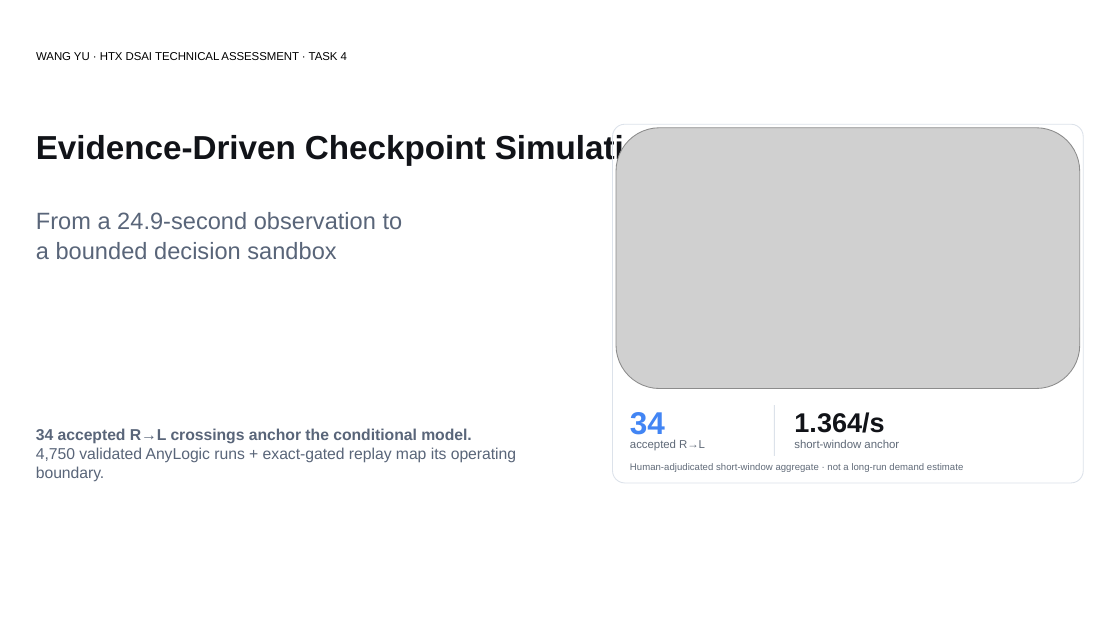
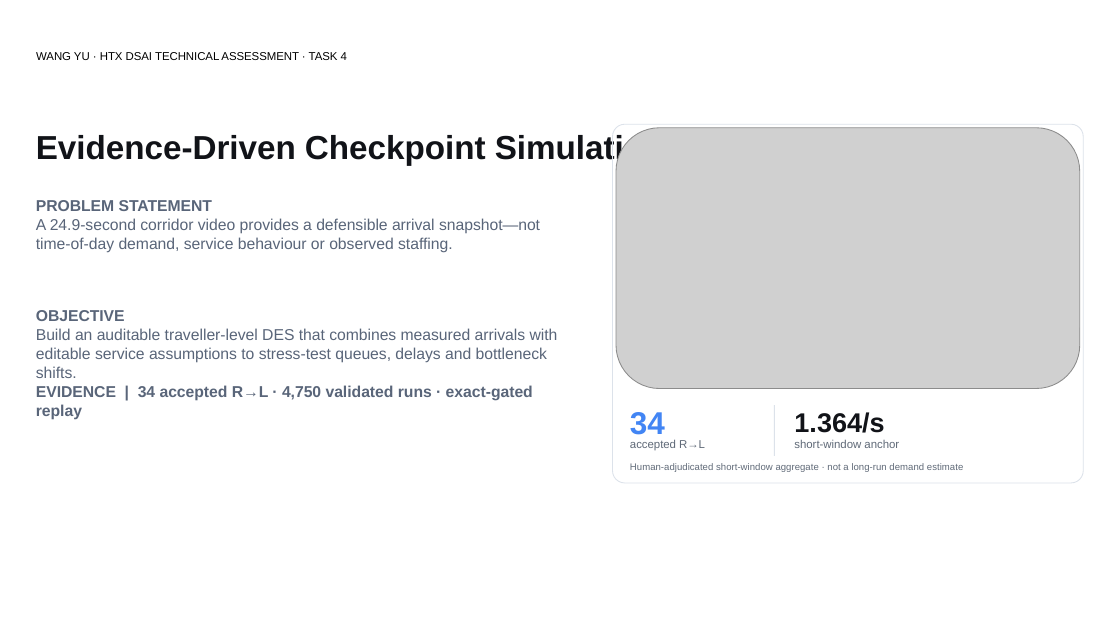
Before and after one commit to wangyu211/htx-checkpoint-simulation, a slide deck: slide 1 of slides/HTX_Task4_Operational_Insights.pptx. Drawn at 1120x630 pixels with LibreOffice and Linux fonts; fonts in the diff are those of the drawing; grey boxes stand for pictures. Boxes give left, top, right and bottom in pixels: in the first picture for what was removed or moved away, otherwise in the second. Text is boxed around its words. In the diff, an @@ line names an element or a change of style, - is before the commit and + after.

Commit message:
Clarify Task 4 problem and objective

```diff
--- a/slides/HTX_Task4_Operational_Insights.pptx
+++ b/slides/HTX_Task4_Operational_Insights.pptx
@@ text at <box>36,200,540,253</box>: text changed; size 20.2 to 13.5 pt @@
-From a 24.9-second observation to
-a bounded decision sandbox
+PROBLEM STATEMENT
+A 24.9-second corridor video provides a defensible arrival snapshot—not time-of-day demand, service behaviour or observed staffing.
@@ text "PROBLEM STATEMENT" at <box>36,200,540,253</box>: vertical alignment middle to top @@
@@ text "OBJECTIVE" at <box>36,310,558,420</box>: vertical alignment middle to top @@
@@ text at <box>36,310,558,420</box>: text changed @@
-34 accepted R→L crossings anchor the conditional model.
-4,750 validated AnyLogic runs + exact-gated replay map its operating boundary.
+OBJECTIVE
+Build an auditable traveller-level DES that combines measured arrivals with editable service assumptions to stress-test queues, delays and bottleneck shifts.
+EVIDENCE | 34 accepted R→L · 4,750 validated runs · exact-gated replay
```
Also in this commit, not shown: 2 other slides changed, 1 other file.
